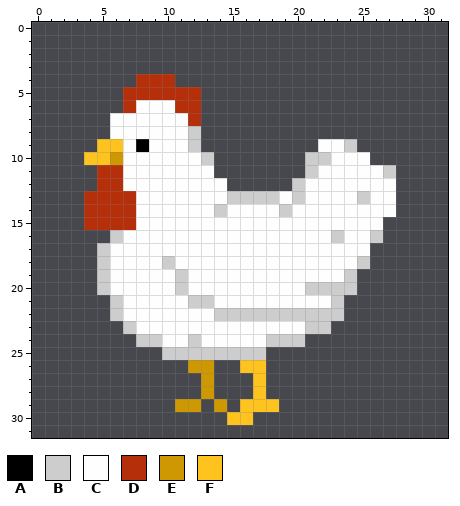
Edited in one commit: pixel-art sprite (Assets/Sprites/chicken/left_chicken_3.png). The picture above is the old version.
The file is 32x32 pixels.
Palette (. is transparent): A #000000  B #cdcdcd  C #fefefe  D #b52f0a  E #cd9802  F #fec31e
Pixels before, first column x 4:
 4 ....DDD.................
 5 ...DDDDDD...............
 6 ...DCCCDD...............
 7 ..CCCCCCD...............
 8 ..CCCCCCB...............
 9 .FFCACCCB.........CCB...
10 FFECCCCCCB.......BBCCC..
11 .DDCCCCCCC.......BCCCCCB
12 .DDCCCCCCCC.....BCCCCCCC
13 DDDDCCCCCCCBBBBCBCCCCBCC
14 DDDDCCCCCCBCCCCBCCCCCCCC
15 DDDDCCCCCCCCCCCCCCCCCCC.
16 ..BCCCCCCCCCCCCCCCCBCCB.
17 .BCCCCCCCCCCCCCCCCCCCC..
18 .BCCCCBCCCCCCCCCCCCCCB..
19 .BCCCCCBCCCCCCCCCCCCB...
20 .BCCCCCBCCCCCCCCCBBBB...
21 ..BCCCCCBBCCCCCCCCCB....
22 ..BCCCCCCCBBBBBBBBBB....
23 ...BCCCCCCCCCCCCCBB.....
24 ....BBCCBCCCCCBBB.......
25 ......BBBBBBBB..........
26 ........EE..FF..........
27 .........E...F..........
28 .........E...F..........
29 .......EE.E.FFF.........
30 ...........FF...........
Once edited:
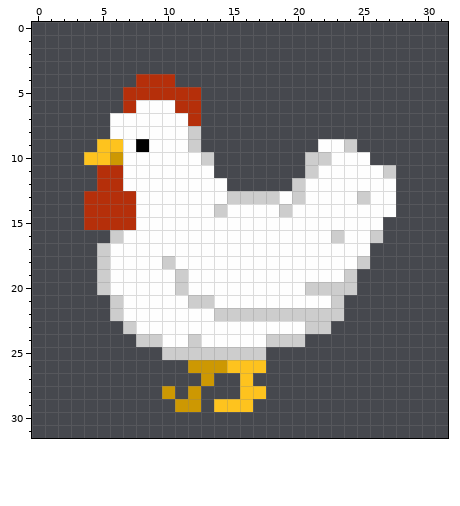
Change:
{"y":26,"x":14,"old":"..","new":"EF"}
{"y":27,"x":16,"old":".F","new":"F."}
{"y":28,"x":10,"old":".","new":"E"}
{"y":28,"x":12,"old":".E","new":"E."}
{"y":28,"x":16,"old":".","new":"F"}
{"y":29,"x":14,"old":"E.","new":"FF"}
{"y":29,"x":17,"old":"FF","new":".."}
{"y":30,"x":15,"old":"FF","new":".."}
{"label":"changed","picture_box":[162,360,279,425]}
